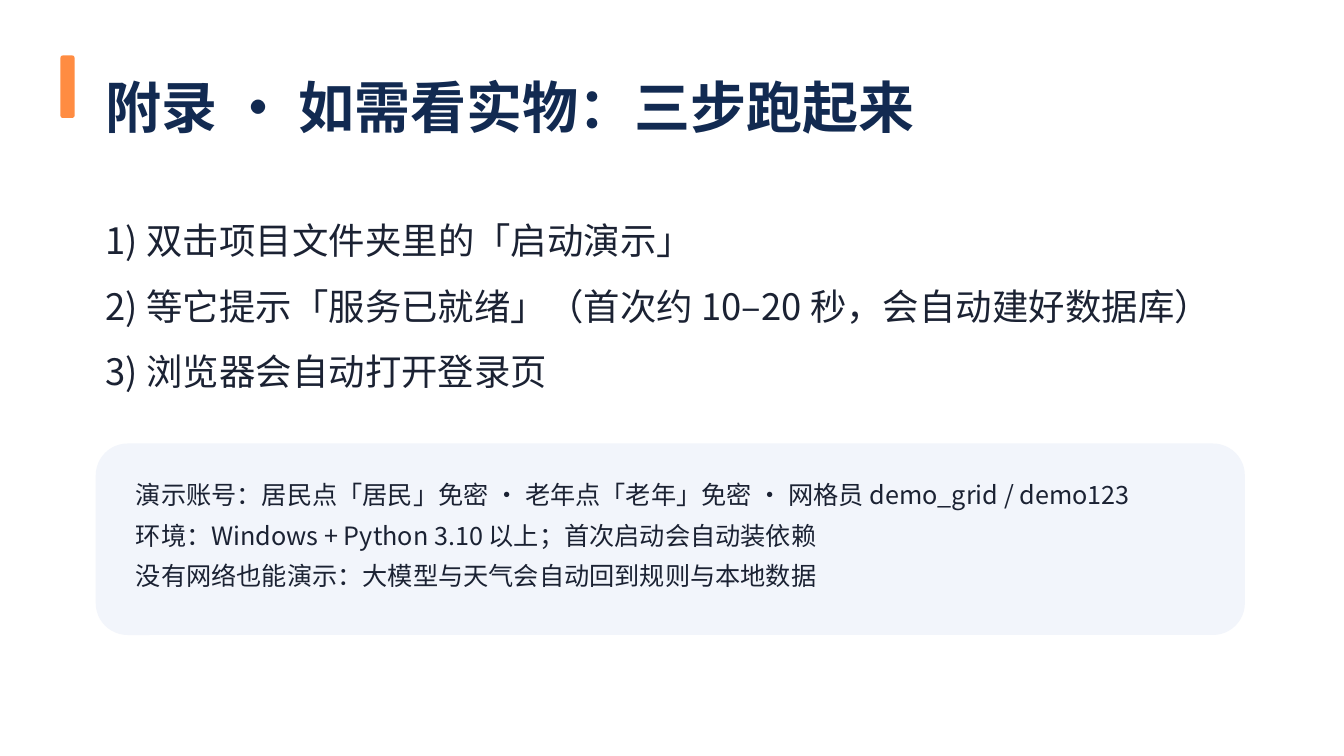
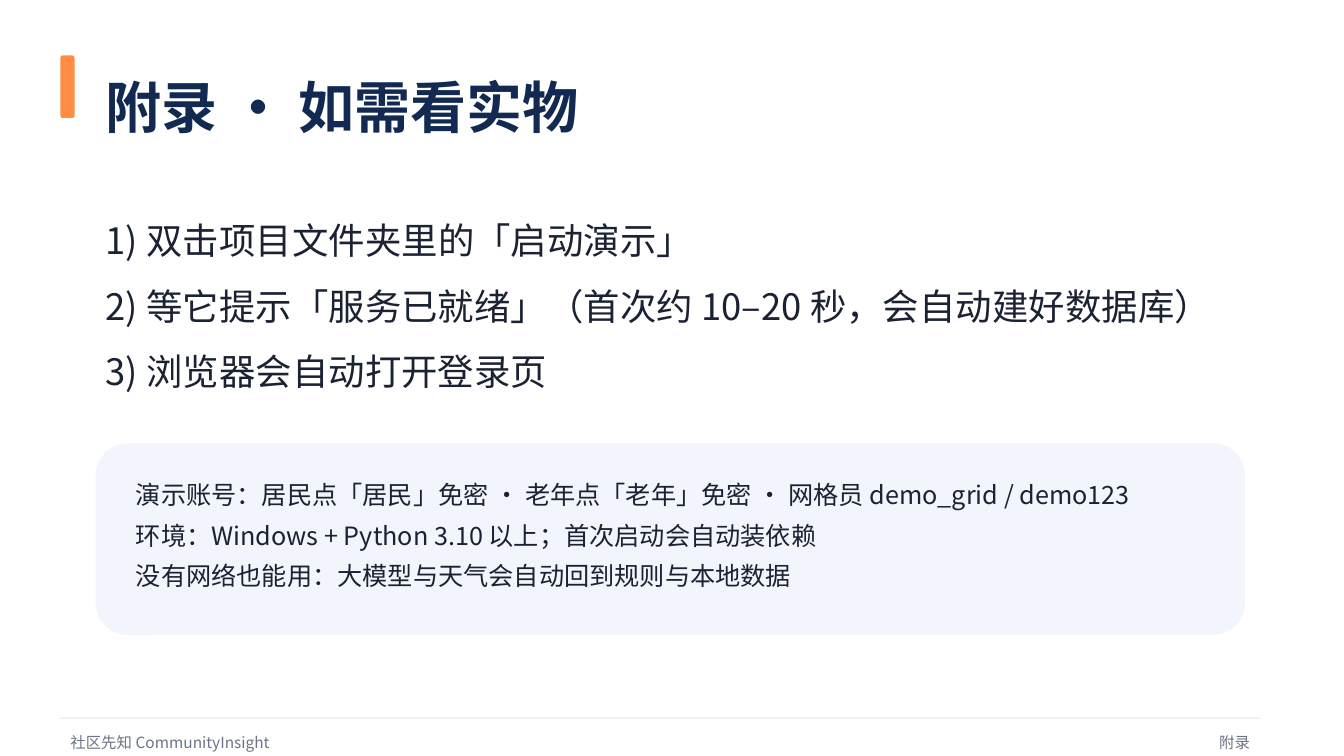
Before and after one commit to woshuofengsu/campus-insight-agent, a slide deck: slide 14 of docs/competition/9月22日路演-社区先知.pptx (slide 12 before the commit). Drawn at 1344x756 pixels with LibreOffice and Linux fonts; fonts in the diff are those of the drawing. Boxes give left, top, right and bottom in pixels: in the first picture for what was removed or moved away, otherwise in the second. Text is boxed around its words. In the diff, an @@ line names an element or a change of style, - is before the commit and + after.

Commit message:
把附录三页提升进正文：架构与数据流 / 再看几处细节 / 现在能用的功能（正文 8→11 页）
用户要求：把附录里的「更多界面」「现在能用的功能」「它是怎么搭起来的」放进正文。

一、正文重排为 11 页
1 封面 / 2 痛点 / 3 方案总览 / 4 它是怎么搭起来的（架构与数据流）/ 5 多智能体与双层防线（重点）
6 适老化 / 7 五步走完一套流程 / 8 再看几处细节 / 9 现在能用的功能 / 10 数字墙 / 11 位置与三个诉求

二、保留部分
- 备用 2 页：为什么规则为主·大模型为辅 / 防编造与数据安全
- 附录 2 页：如需看实物 / 最常被问的四个问题

三、顺手理顺的两件事
- 页码体系改为一套：正文显示 n/11；附录页给「附录」文字标签（不再出现 n/11 与 n/15 两套分母）
- 讲者备注扩为 16 条、与页面顺序一一对应，新增架构页与功能页的讲法

四、生成脚本重写（结构更清楚，经验全部保留）
- 抽出 ROLES 常量（3、4 两页共用九个角色）
- 新增 pic_fit()：竖屏手机截图统一走 letterbox，避免"按宽度缩放变很高压住说明"的老问题
- 页面文字继续不含任何"给作者自己看"的说明（未做美化/本地可复现/舞台提示等一律不写）

验证：ruff 0 · verify_ppt 问题条目 0 · 真 PowerPoint 打开成功并导出 15 页预览 PDF（697KB）

```diff
--- a/docs/competition/9月22日路演-社区先知.pptx
+++ b/docs/competition/9月22日路演-社区先知.pptx
@@ text at bbox=[106, 80, 579, 134]: text changed @@
-附录 · 如需看实物：三步跑起来
+附录 · 如需看实物
@@ text at bbox=[136, 563, 791, 587]: text changed @@
-没有网络也能演示：大模型与天气会自动回到规则与本地数据
+没有网络也能用：大模型与天气会自动回到规则与本地数据
@@ rectangle added at bbox=[60, 718, 1260, 719], fill #DDE3EE @@
@@ text added at bbox=[70, 735, 270, 752], 11 pt, text #6B7485 @@
+社区先知 CommunityInsight
@@ text added at bbox=[1219, 735, 1250, 749], 11 pt, text #6B7485 @@
+附录
```
Also in this commit, not shown: 13 other slides changed, 1 other file.
